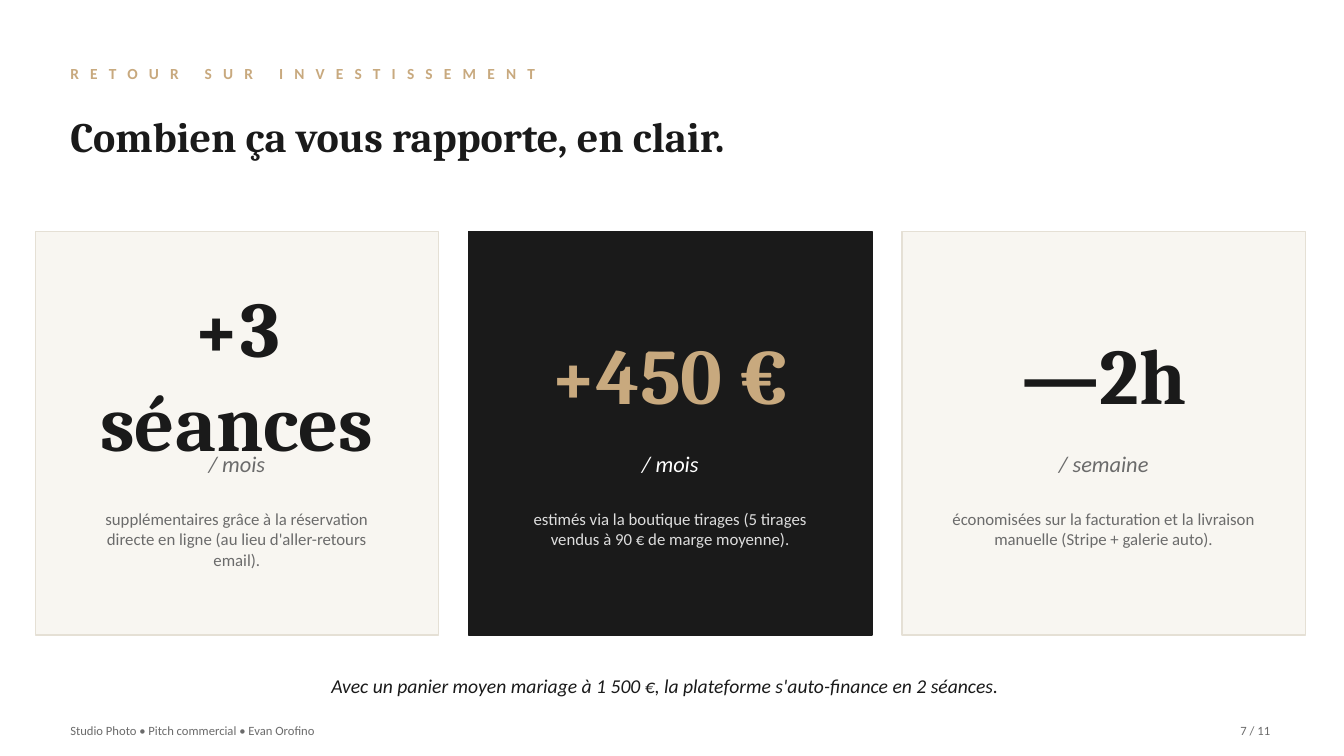
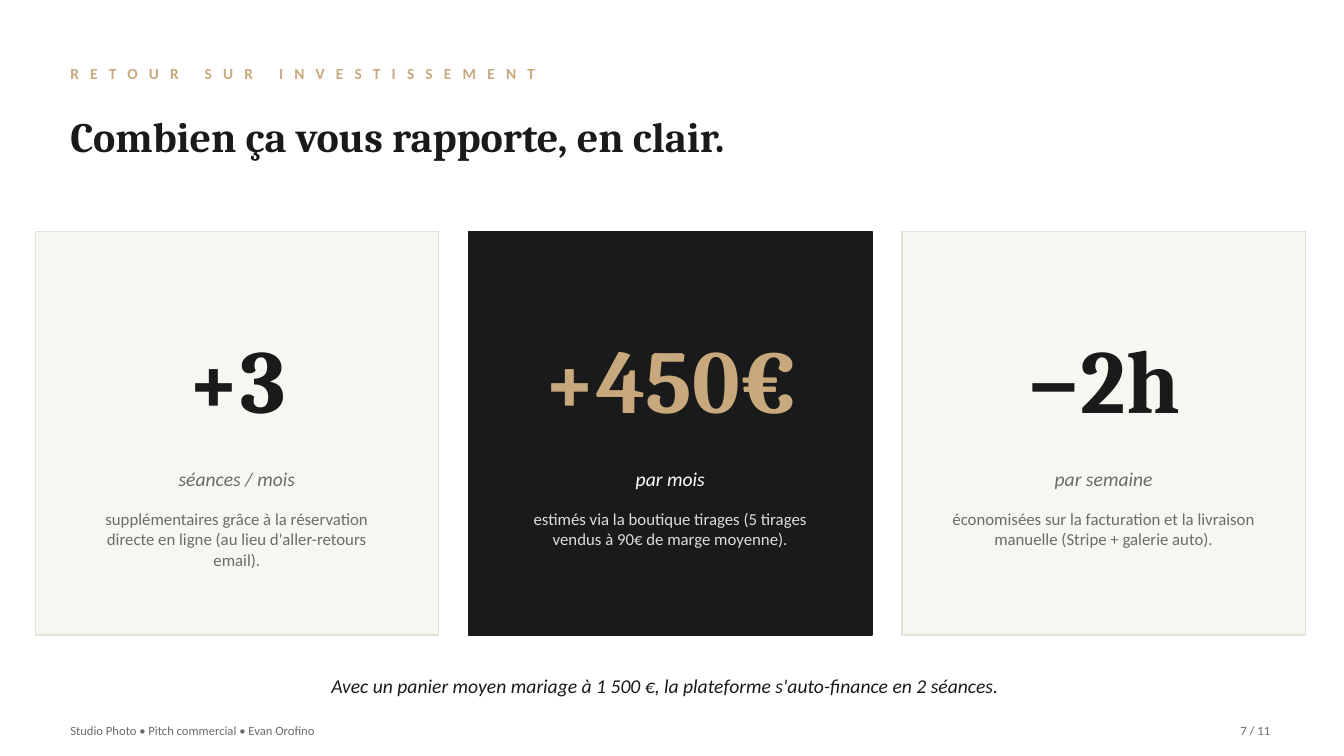
Before and after one commit to EvanOROFINO/studio-photo, a slide deck: slide 7 of pitch-deck.pptx. Drawn at 1344x756 pixels with LibreOffice and Linux fonts; fonts in the diff are those of the drawing. Boxes give left, top, right and bottom in pixels: in the first picture for what was removed or moved away, otherwise in the second. Text is boxed around its words. In the diff, an @@ line names an element or a change of style, - is before the commit and + after.

```diff
--- a/pitch-deck.pptx
+++ b/pitch-deck.pptx
@@ text at [188,352,286,414]: text changed; size 56 to 64 pt @@
-+3 séances
++3
@@ text at [543,352,797,414]: text changed; size 56 to 64 pt @@
-+450 €
++450€
@@ text at [1028,350,1180,413]: text changed; size 56 to 64 pt @@
-—2h
+−2h
@@ text at [179,472,295,486]: text changed; size 16 to 14 pt @@
-/ mois
+séances / mois
@@ text at [636,472,705,489]: text changed; size 16 to 14 pt @@
-/ mois
+par mois
@@ text at [1055,472,1153,489]: text changed; size 16 to 14 pt @@
-/ semaine
+par semaine
@@ text at [534,513,807,548]: spaces changed @@
-estimés via la boutique tirages (5 tirages vendus à 90 € de marge moyenne).
+estimés via la boutique tirages (5 tirages vendus à 90€ de marge moyenne).
```
Also in this commit, not shown: 2 other slides changed, 13 other files.
